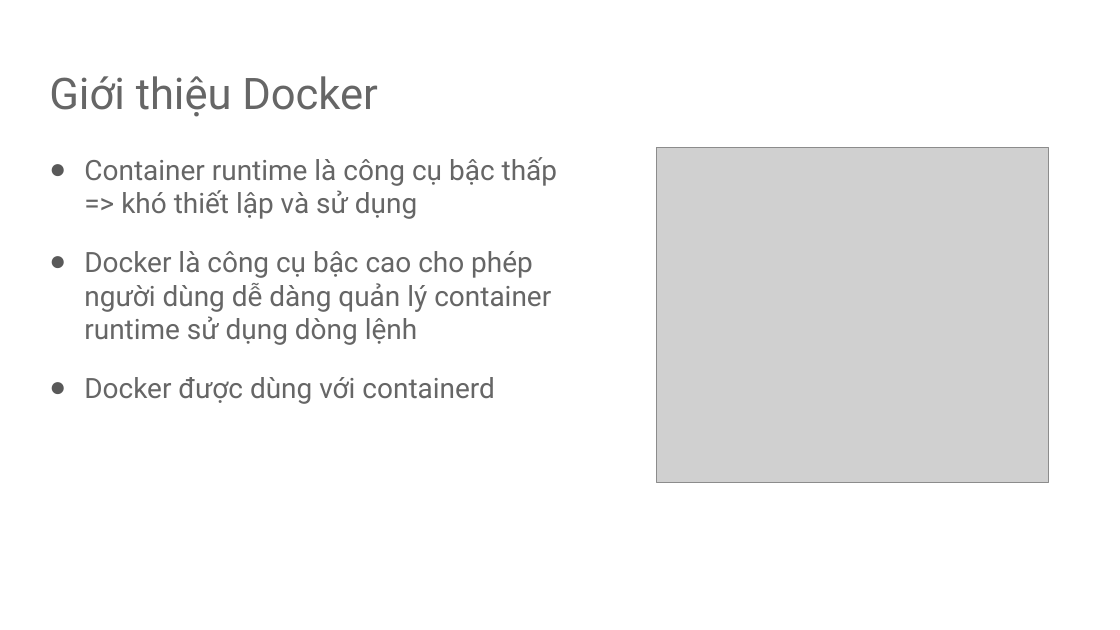
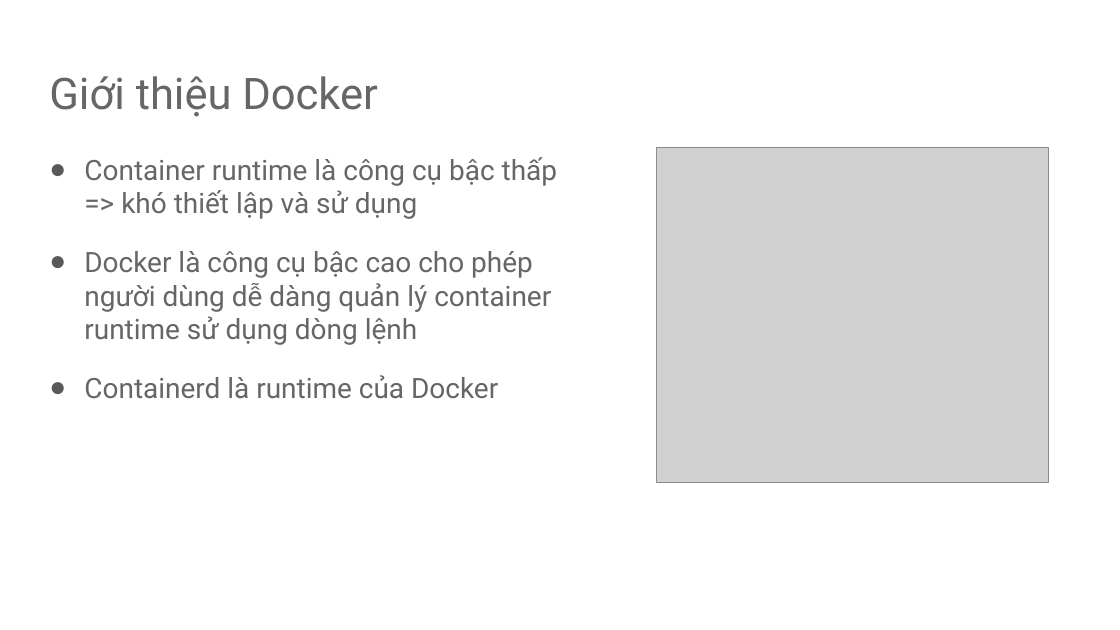
Before and after one commit to tungvt-my-personal-project/learn-kubernetes, a slide deck: slide 10 of slide-dao-tao/Kubernetes-cho-người-mới-bắt-đầu.pptx. Drawn at 1120x630 pixels with LibreOffice and Linux fonts; fonts in the diff are those of the drawing; grey boxes stand for pictures; background and template pictures are left out. Boxes give left, top, right and bottom in pixels: in the first picture for what was removed or moved away, otherwise in the second. Text is boxed around its words. In the diff, an @@ line names an element or a change of style, - is before the commit and + after.

```diff
--- a/slide-dao-tao/Kubernetes-cho-người-mới-bắt-đầu.pptx
+++ b/slide-dao-tao/Kubernetes-cho-người-mới-bắt-đầu.pptx
@@ text at (84,375,498,399): text changed @@
-● Docker được dùng với containerd
+● Containerd là runtime của Docker
```
Also in this commit, not shown: 7 other slides changed, 9 slides added.
